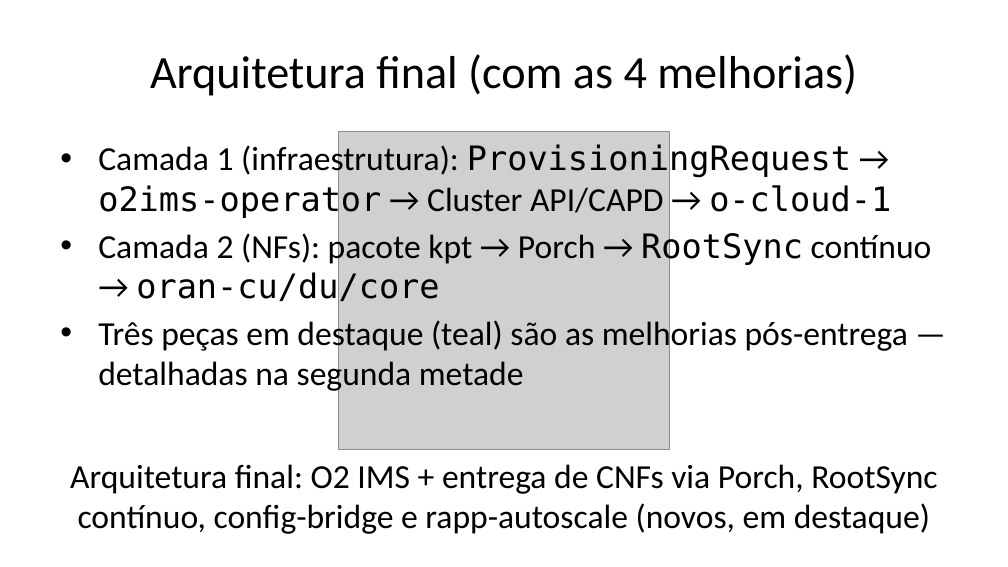
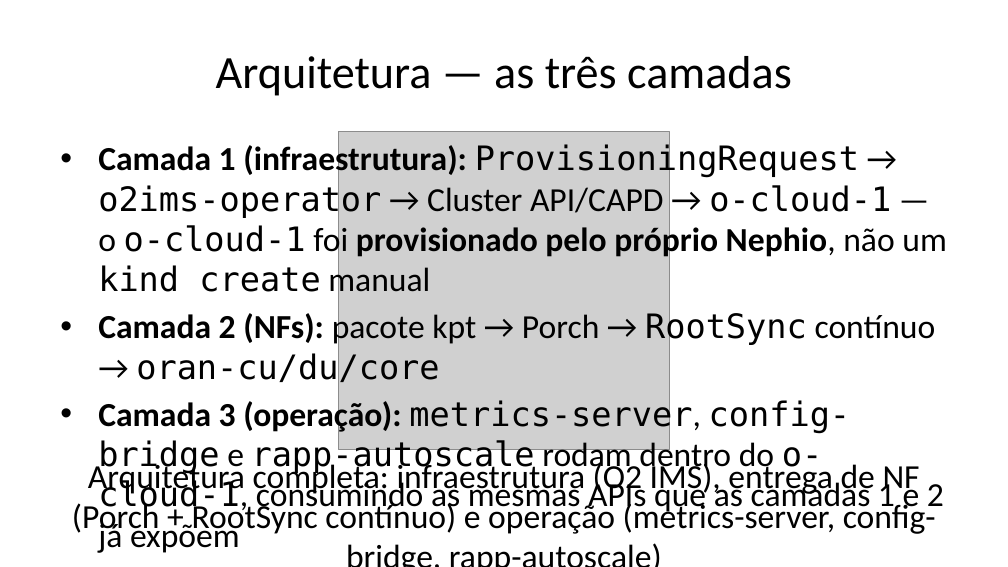
Before and after one commit to DiegoAbreuSWB/OpenRANCESARSMO, a slide deck: slide 5 of presentation/Parte2-Apresentacao-SMO-Nephio.pptx (slide 6 before the commit). Drawn at 1008x567 pixels with LibreOffice and Linux fonts; fonts in the diff are those of the drawing; grey boxes stand for pictures. Boxes give left, top, right and bottom in pixels: in the first picture for what was removed or moved away, otherwise in the second. Text is boxed around its words. In the diff, an @@ line names an element or a change of style, - is before the commit and + after.

Commit message:
feat: unifica os 10 experimentos como narrativa única + fecha prioridades pendentes
Relatório e apresentação da Parte 2 reescritos para apresentar as 4 peças que antes
eram "melhorias pós-entrega" (metrics-server, RootSync contínuo, config-bridge,
rapp-autoscale) como parte integral do design desde o início - arquitetura de 3
camadas (infraestrutura/entrega/operação), 10 experimentos numerados em sequência,
sem framing de "adicionado depois".

- report/part2-report.md e report/part2-report-print.html: reescritos, 17 seções
  unificadas (era 15 + um anexo "Seção 16"), nova Seção 11 "Non-RT RIC -
  rapp-autoscale" e Seção 15 "o que fica de fora" no fluxo principal.
- presentation/part2-slides-deck.md: 26 slides (era 29 com framing de "melhoria"),
  cada experimento 1-10 com o mesmo tratamento narrativo.
- dashboard/index.html e local.html: MEL-07..10 -> EXP-07..10, remove linguagem de
  "melhoria pós-entrega" e "reverificação pendente" (resolvida, ver abaixo).

Prioridades do docs/team-comparison.md fechadas nesta sessão:
- scripts/validate-lab.sh: 10 -> 15 checagens (3 CNFs reais, metrics-server,
  RootSync, config-bridge, rapp-autoscale). Rodado de verdade contra o cluster:
  15/15 PASS (achado e corrigido um bug real no proprio check novo, que contava
  config-bridge/rapp-autoscale junto com as 3 CNFs).
- Reverificacao final do rApp CONCLUIDA: ambiente estabilizou, rodei o ciclo
  completo (scripts/14-rapp-load-test.sh) e confirmei via kubectl que
  spec.replicas=2 permanece estavel - o RootSync nao reverte mais, confirmando
  que a correcao (remover "replicas" do pacote) resolveu o conflito de
  autoridade GitOps x controle imperativo de verdade, nao so em teoria.
- dashboard/server.py: mesmo bug de contagem corrigido (cnfs_total contava
  config-bridge/rapp-autoscale); testado ao vivo contra o cluster real.
- Terminal shots (rapp-decision, validate-lab) regeradas com os resultados reais
  desta verificacao final.
- PDF e PPTX da Parte 2 reconstruidos com todo o conteudo acima.

Nenhuma evidencia inventada: os 20 arquivos alterados refletem execucao real
contra o o-cloud-1 nesta sessao (reprovisionado do zero apos instabilidade de
ambiente), nao edicao de texto sem verificacao.

```diff
--- a/presentation/Parte2-Apresentacao-SMO-Nephio.pptx
+++ b/presentation/Parte2-Apresentacao-SMO-Nephio.pptx
@@ title at (216, 56, 792, 96): text changed @@
-Arquitetura final (com as 4 melhorias)
+Arquitetura — as três camadas
@@ text at (98, 143, 946, 300): text changed @@
-• Camada 1 (infraestrutura): ProvisioningRequest → o2ims-operator → Cluster API/CAPD → o-cloud-1
+• Camada 1 (infraestrutura): ProvisioningRequest → o2ims-operator → Cluster API/CAPD → o-cloud-1 — o o-cloud-1 foi provisionado pelo próprio Nephio, não um kind create manual
@@ text at (98, 311, 936, 386): bold on in "Camada 2 (NFs):" @@
@@ text at (98, 398, 944, 515): text changed @@
-• Três peças em destaque (teal) são as melhorias pós-entrega — detalhadas na segunda metade
+• Camada 3 (operação): metrics-server, config-bridge e rapp-autoscale rodam dentro do o-cloud-1, consumindo as mesmas APIs que as camadas 1 e 2 já expõem
@@ text at (72, 460, 936, 536): text changed @@
-Arquitetura final: O2 IMS + entrega de CNFs via Porch, RootSync contínuo, config-bridge e rapp-autoscale (novos, em destaque)
+Arquitetura completa: infraestrutura (O2 IMS), entrega de NF (Porch + RootSync contínuo) e operação (metrics-server, config-bridge, rapp-autoscale)
```
Also in this commit, not shown: 18 other slides changed, 3 slides removed, 19 other files.
